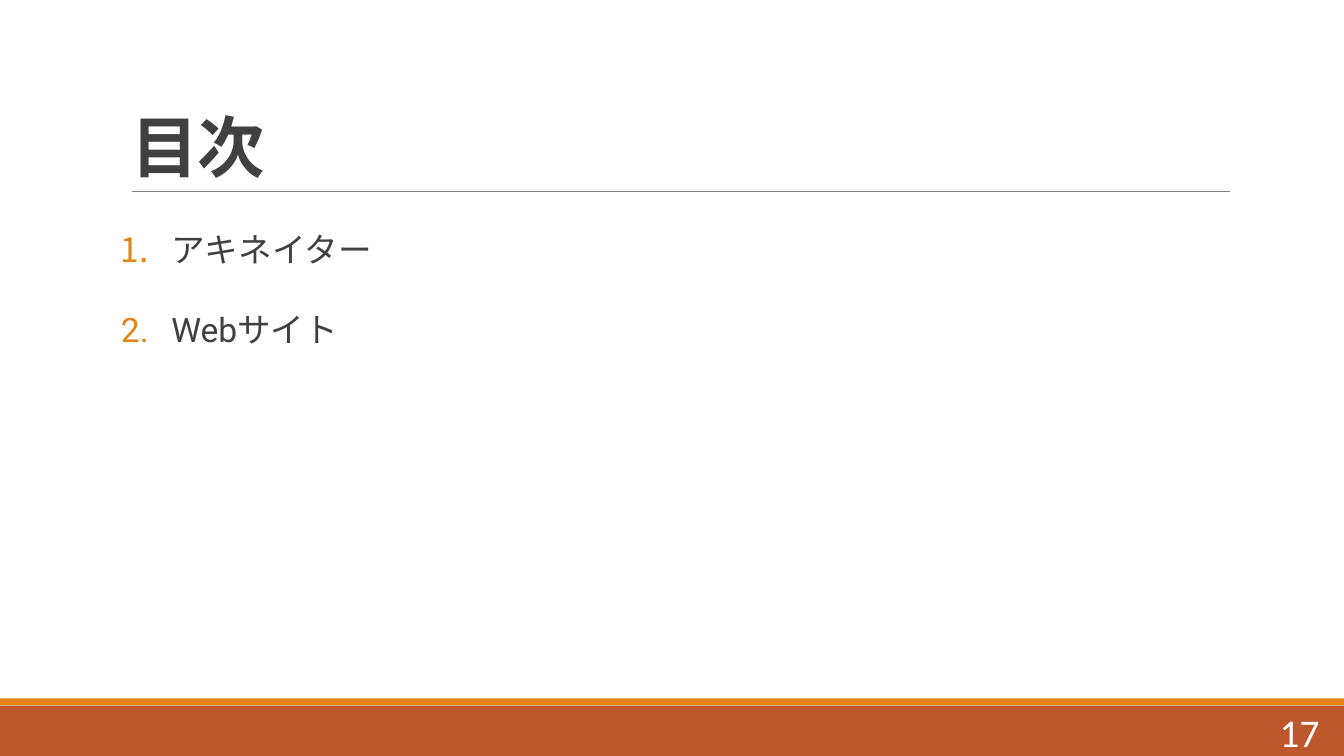
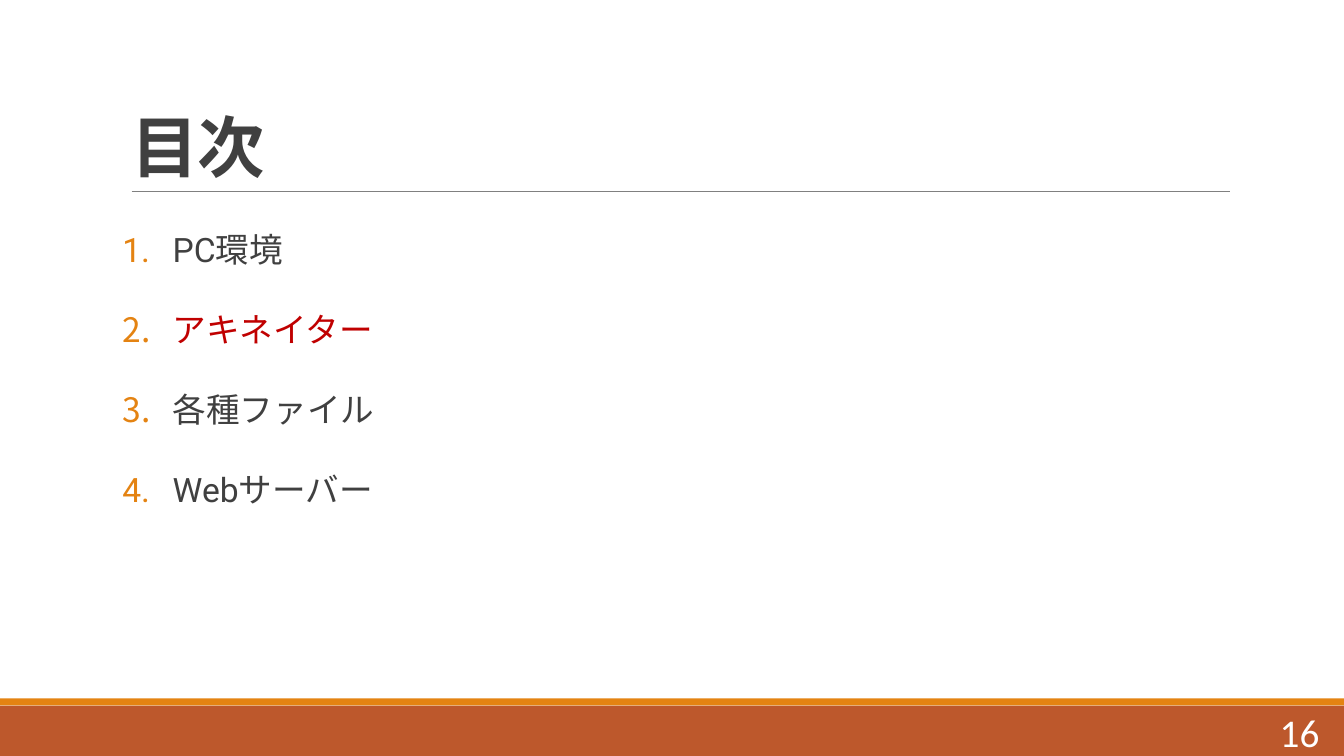
Before and after one commit to navy1634/Teach, a slide deck: slide 16 of Akinator/Akinator.pptx (slide 17 before the commit). Drawn at 1344x756 pixels with LibreOffice and Linux fonts; fonts in the diff are those of the drawing. Boxes give left, top, right and bottom in pixels: in the first picture for what was removed or moved away, otherwise in the second. Text is boxed around its words. In the diff, an @@ line names an element or a change of style, - is before the commit and + after.

```diff
--- a/Akinator/Akinator.pptx
+++ b/Akinator/Akinator.pptx
@@ text at <box>173,234,283,265</box>: paragraph added @@
+1. PC環境
@@ text at <box>173,314,373,344</box>: text colour #404040 to #C00000 in "アキネイター" @@
@@ text at <box>173,393,375,504</box>: text changed @@
-2. Webサイト
+3. 各種ファイル
+4. Webサーバー
@@ page number at <box>1280,720,1320,748</box>: text changed @@
-17
+16
```
Also in this commit, not shown: 14 other slides changed, 2 slides added, 2 other files.
